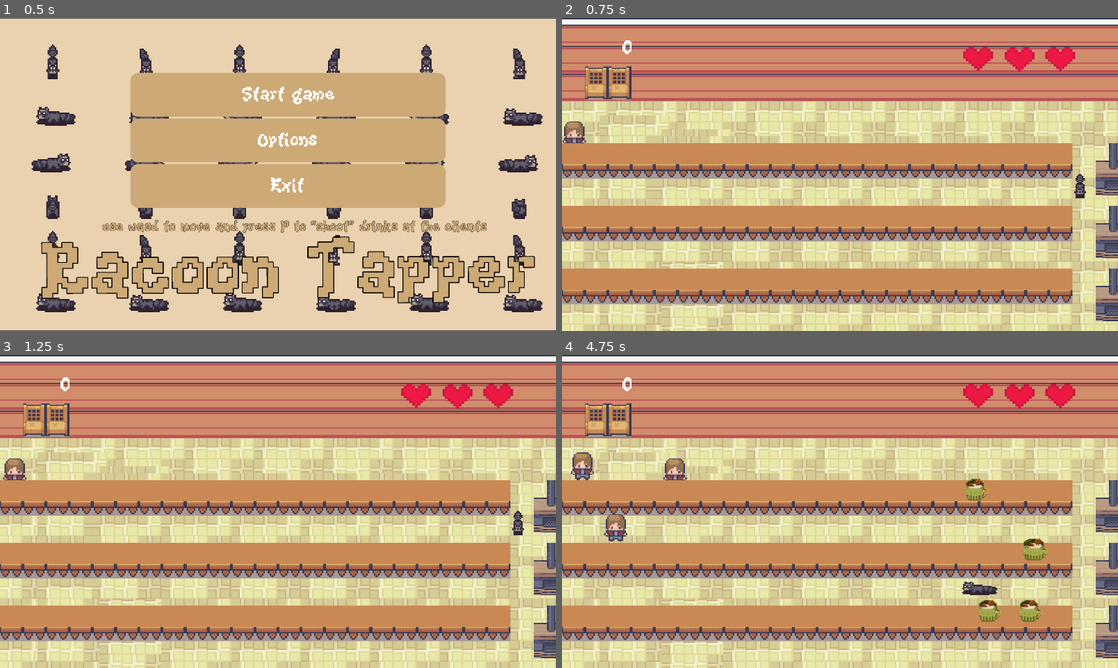
Above: before the commit, frames 1-4 (two rows, left to right).
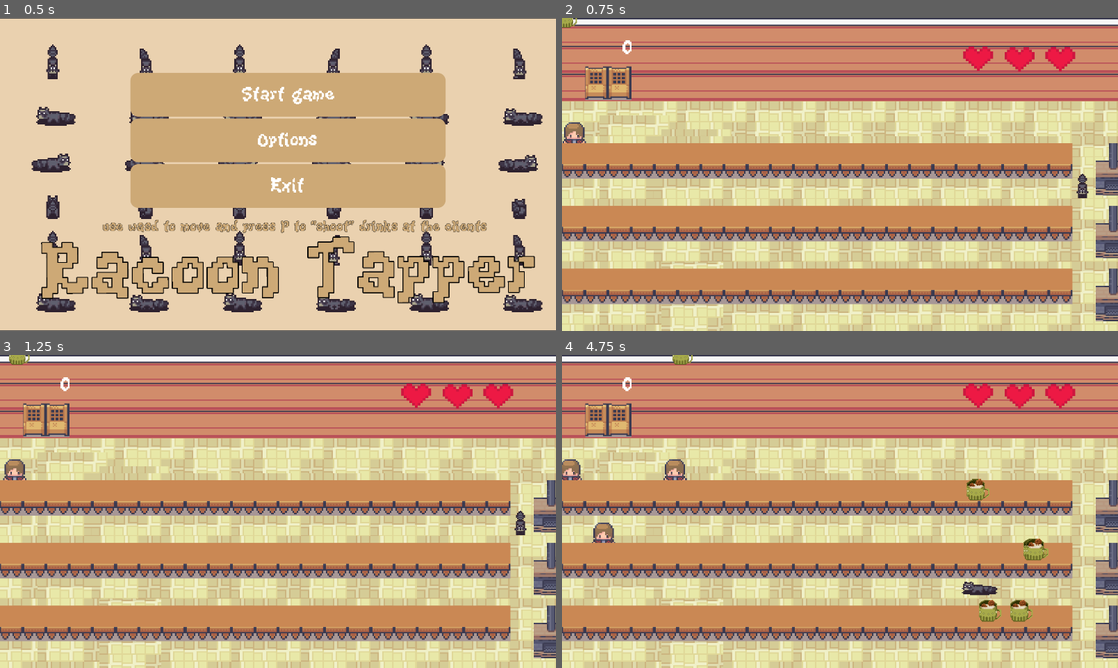
Above: after the commit, the same moments.

Repository: creampuffx/Racoon-Tapper
Game: Godot game, scene res://scenes/starting_screen.tscn
Same seed, same stepped clock (60 frames per second), same inputs: the game is played once before the commit and once after it.
Inputs:
- Up to frame 1 (0.5 s): no input
- Up to frame 2 (0.75 s): click "Start game" at 0.5 s
- Up to frame 3 (1.25 s): no input
- Up to frame 4 (4.75 s): tap Enter at 1.25 s; hold D (right) 1.28-2.03 s; tap P (put) every 0.75 s from 1.35 to 4.35 s; hold Down (down) 2.03-2.78 s; hold D (right) 2.78-3.53 s; hold Up (up) 3.53-4.28 s; hold A (left) from 4.28 s (still down)

Frame 1 is identical in both runs. In frame 2, 0.3% of the frame differs, in the area x 0-95%, y 0-58%; in frame 3, 0.3%; in frame 4, 1.5%, in the area x 0-87%, y 0-86%.

Commit message:
fixed life system added empty cups

Diff:
--- a/common/Global.gd
+++ b/common/Global.gd
@@ -1,6 +1,7 @@
 extends Node
 
 var SCORE: int = 0
+
 
 func add_score(points:int):
 	SCORE += points
--- a/project.godot
+++ b/project.godot
@@ -34,6 +34,11 @@
 [global_group]
 
 elements=""
+drink-not-empty=""
+walls=""
+clients=""
+left_wall=""
+player=""
 
 [input]
 
@@ -77,6 +82,7 @@
 2d_physics/layer_1="world"
 2d_physics/layer_2="hitbox"
 2d_physics/layer_3="clients"
+2d_physics/layer_4="wall"
 
 [rendering]
 
--- a/scenes/beer.gd
+++ b/scenes/beer.gd
@@ -9,6 +9,12 @@
 
 
 
-func _on_area_2d_area_entered(area: Area2D) -> void:
-	Global.add_score(100)
-	queue_free()
+
+func _on_area_2d_area_entered(area):
+	if area.is_in_group("clients"):
+		Global.add_score(100)
+		queue_free()
+	if area.is_in_group("left_wall"):
+		Global.break_life(1)
+		$AudioStreamPlayer.play()
+		queue_free()
--- a/scenes/beer.tscn
+++ b/scenes/beer.tscn
@@ -7,14 +7,15 @@
 size = Vector2(15.166666, 22.333334)
 
 [sub_resource type="RectangleShape2D" id="RectangleShape2D_he3c0"]
-size = Vector2(32, 35)
+size = Vector2(24.333332, 33.333336)
 
-[node name="beer" type="CharacterBody2D"]
+[node name="beer" type="CharacterBody2D" groups=["drink-not-empty"]]
+z_index = 3
 scale = Vector2(3, 3)
 script = ExtResource("1_31xl2")
 initial_speed = 2000
 target_speed = 2000
-lifespan = 12
+lifespan = 20
 
 [node name="Sprite2D" type="Sprite2D" parent="."]
 scale = Vector2(1.0333333, 1.1)
@@ -24,13 +25,12 @@
 position = Vector2(-3.416667, 0.5000005)
 shape = SubResource("RectangleShape2D_31xl2")
 
-[node name="Area2D" type="Area2D" parent="."]
+[node name="Area2D" type="Area2D" parent="." groups=["drink-not-empty"]]
 collision_layer = 2
 collision_mask = 4
 
 [node name="CollisionShape2D" type="CollisionShape2D" parent="Area2D"]
-visible = false
-position = Vector2(0.666667, 0.5)
+position = Vector2(-3.1666667, -0.33333302)
 shape = SubResource("RectangleShape2D_he3c0")
 
 [connection signal="area_entered" from="Area2D" to="." method="_on_area_2d_area_entered"]
--- a/scenes/client.gd
+++ b/scenes/client.gd
@@ -1,6 +1,9 @@
 extends CharacterBody2D
 var health = 1
 @export var speed = 0
+@onready var bullet = preload("res://scenes/empty_beer.tscn")
+@onready var empty_beer_position: Marker2D = $empty_beer_position
+
 
 
 func _physics_process(delta: float) -> void:
@@ -8,5 +11,15 @@
 	move_and_slide()
 
 
-func _on_hurt_box_area_entered(area: Area2D) -> void:
-	queue_free()
+func shoot():
+		var b = bullet.instantiate()
+		get_parent().add_child(b)
+		b.global_position = empty_beer_position.global_position
+
+
+func _on_hurt_box_area_entered(area):
+	if area.is_in_group("drink-not-empty"):
+		shoot()
+		queue_free()
+	if area.is_in_group("walls"):
+		queue_free()
--- a/scenes/client.tscn
+++ b/scenes/client.tscn
@@ -1,7 +1,8 @@
-[gd_scene load_steps=7 format=3 uid="uid://dl8dl8j7gem6y"]
+[gd_scene load_steps=8 format=3 uid="uid://dl8dl8j7gem6y"]
 
 [ext_resource type="Script" uid="uid://d4bxg5gui81on" path="res://scenes/client.gd" id="1_1t5vp"]
 [ext_resource type="Texture2D" uid="uid://dno74dnikbjqg" path="res://assets/Modern tiles_Free/Characters_free/Alex_idle_16x16.png" id="1_5f806"]
+[ext_resource type="AudioStream" uid="uid://d30pnauwfbyvk" path="res://assets/glass-bottle-breaking-351297.mp3" id="3_4tr0r"]
 
 [sub_resource type="AtlasTexture" id="AtlasTexture_kvult"]
 atlas = ExtResource("1_5f806")
@@ -23,11 +24,13 @@
 height = 232.0
 
 [sub_resource type="CapsuleShape2D" id="CapsuleShape2D_1t5vp"]
-radius = 14.0
-height = 68.0
+radius = 43.000004
+height = 98.00001
 
-[node name="client" type="CharacterBody2D"]
+[node name="client" type="CharacterBody2D" groups=["clients"]]
 position = Vector2(97, 40)
+collision_layer = 4
+collision_mask = 2
 script = ExtResource("1_1t5vp")
 speed = 40
 
@@ -37,17 +40,23 @@
 sprite_frames = SubResource("SpriteFrames_1uqwn")
 
 [node name="HurtBox" type="Area2D" parent="."]
-position = Vector2(243, 150)
+position = Vector2(243, 149)
 collision_layer = 4
-collision_mask = 2
+collision_mask = 10
 
 [node name="CollisionShape2D" type="CollisionShape2D" parent="HurtBox"]
 position = Vector2(-243, -119)
 shape = SubResource("CapsuleShape2D_5f806")
 
 [node name="CollisionShape2D" type="CollisionShape2D" parent="."]
-position = Vector2(23, 14)
-rotation = -1.5707964
+position = Vector2(0, -34)
+rotation = -3.1415927
 shape = SubResource("CapsuleShape2D_1t5vp")
 
+[node name="empty_beer_position" type="Marker2D" parent="."]
+position = Vector2(0, 30)
+
+[node name="AudioStreamPlayer" type="AudioStreamPlayer" parent="."]
+stream = ExtResource("3_4tr0r")
+
 [connection signal="area_entered" from="HurtBox" to="." method="_on_hurt_box_area_entered"]
--- /dev/null
+++ b/scenes/empty_beer.gd
@@ -0,0 +1,17 @@
+extends Drink
+
+func _ready():
+	super._ready()
+
+func _physics_process(delta: float) -> void:
+	global_position.x += 100 * delta
+
+
+
+func _on_area_2d_area_entered(area):
+	if area.is_in_group("walls"):
+		queue_free()
+	if area.is_in_group("player"):
+		Global.add_score(50)
+		print ("colected")
+		queue_free()
--- /dev/null
+++ b/scenes/empty_beer.tscn
@@ -0,0 +1,36 @@
+[gd_scene load_steps=5 format=3 uid="uid://bsqqwuij0i8co"]
+
+[ext_resource type="Texture2D" uid="uid://cmdf0fusftubx" path="res://assets/Empty cup 2.png" id="1_2geu6"]
+[ext_resource type="Script" uid="uid://c1jry88qxsqhf" path="res://scenes/empty_beer.gd" id="1_3f2jf"]
+
+[sub_resource type="RectangleShape2D" id="RectangleShape2D_3f2jf"]
+size = Vector2(29, 27)
+
+[sub_resource type="CircleShape2D" id="CircleShape2D_wyb4x"]
+radius = 13.0
+
+[node name="empty beer" type="CharacterBody2D"]
+z_index = 2
+scale = Vector2(1.8877169, 1.8156413)
+collision_layer = 37
+script = ExtResource("1_3f2jf")
+lifespan = 12
+
+[node name="Sprite2D" type="Sprite2D" parent="."]
+scale = Vector2(1.4938165, 1.6582488)
+texture = ExtResource("1_2geu6")
+
+[node name="CollisionShape2D" type="CollisionShape2D" parent="."]
+position = Vector2(0.5, 0.5)
+scale = Vector2(1.4938165, 1.6582488)
+shape = SubResource("RectangleShape2D_3f2jf")
+
+[node name="Area2D" type="Area2D" parent="."]
+scale = Vector2(1.4938165, 1.6582488)
+collision_layer = 50
+collision_mask = 8
+
+[node name="CollisionShape2D" type="CollisionShape2D" parent="Area2D"]
+shape = SubResource("CircleShape2D_wyb4x")
+
+[connection signal="area_entered" from="Area2D" to="." method="_on_area_2d_area_entered"]
--- a/scenes/game over.tscn
+++ b/scenes/game over.tscn
@@ -1,7 +1,8 @@
-[gd_scene load_steps=17 format=3 uid="uid://dd5raw8mle1yo"]
+[gd_scene load_steps=18 format=3 uid="uid://dd5raw8mle1yo"]
 
 [ext_resource type="Script" uid="uid://queic38y74ch" path="res://scenes/game_over.gd" id="1_hnr1f"]
 [ext_resource type="FontFile" uid="uid://b1jcjir01uihm" path="res://assets/KiwiSoda.ttf" id="1_y1imj"]
+[ext_resource type="Script" uid="uid://c1yggrec6secx" path="res://scenes/score2.gd" id="3_vpbcb"]
 
 [sub_resource type="Theme" id="Theme_hnr1f"]
 
@@ -99,17 +100,28 @@
 script = ExtResource("1_hnr1f")
 
 [node name="ColorRect" type="ColorRect" parent="."]
-layout_mode = 0
-offset_right = 1147.0
-offset_bottom = 642.0
+layout_mode = 1
+anchors_preset = 15
+anchor_right = 1.0
+anchor_bottom = 1.0
+grow_horizontal = 2
+grow_vertical = 2
 color = Color(0.91552997, 0.819612, 0.6877281, 1)
 
 [node name="Button" type="Button" parent="."]
-layout_mode = 0
-offset_left = 469.0
-offset_top = 425.0
-offset_right = 666.0
-offset_bottom = 467.0
+layout_mode = 1
+anchors_preset = 8
+anchor_left = 0.5
+anchor_top = 0.5
+anchor_right = 0.5
+anchor_bottom = 0.5
+offset_left = -336.0
+offset_top = 16.000061
+offset_right = -139.0
+offset_bottom = 58.00006
+grow_horizontal = 2
+grow_vertical = 2
+scale = Vector2(3.3863173, 4.3850365)
 size_flags_vertical = 3
 theme = SubResource("Theme_hnr1f")
 theme_override_colors/font_color = Color(1, 1, 1, 1)
@@ -132,22 +144,48 @@
 
 [node name="game over" type="Label" parent="."]
 layout_mode = 1
-anchors_preset = 10
-anchor_right = 1.0
-offset_left = -484.0
-offset_top = 140.99998
-offset_right = -271.30542
-offset_bottom = 397.1449
+anchors_preset = 8
+anchor_left = 0.5
+anchor_top = 0.5
+anchor_right = 0.5
+anchor_bottom = 0.5
+offset_left = -875.9999
+offset_top = -412.0
+offset_right = -50.999878
+offset_bottom = -155.8551
 grow_horizontal = 2
+grow_vertical = 2
 rotation = -0.0022131763
+scale = Vector2(2.182635, 1.7137214)
 theme = SubResource("Theme_lrid3")
 theme_override_colors/font_color = Color(0.8039216, 0.6627451, 0.4627451, 1)
 theme_override_colors/font_shadow_color = Color(0, 0, 0, 0)
 theme_override_colors/font_outline_color = Color(0, 0, 0, 1)
-theme_override_constants/outline_size = 8
 theme_override_font_sizes/font_size = 165
 text = "GAME OVER"
 horizontal_alignment = 1
 vertical_alignment = 1
 
+[node name="score" type="Label" parent="."]
+layout_mode = 1
+anchors_preset = -1
+anchor_left = 0.35984364
+anchor_top = 0.69452655
+anchor_right = 0.35984364
+anchor_bottom = 0.69452655
+offset_left = 50.1002
+offset_top = 39.91131
+offset_right = 494.99
+offset_bottom = 242.91132
+theme_override_colors/font_color = Color(0.6567116, 0.52288854, 0.32987076, 1)
+theme_override_colors/font_outline_color = Color(0, 0, 0, 1)
+theme_override_fonts/font = ExtResource("1_y1imj")
+theme_override_font_sizes/font_size = 100
+text = "
+"
+horizontal_alignment = 1
+vertical_alignment = 1
+script = ExtResource("3_vpbcb")
+metadata/_edit_use_anchors_ = true
+
 [connection signal="pressed" from="Button" to="." method="_on_button_pressed"]
--- a/scenes/level 1.tscn
+++ b/scenes/level 1.tscn
@@ -1,16 +1,19 @@
-[gd_scene load_steps=25 format=4 uid="uid://bbvi7bqkurtbo"]
-
-[ext_resource type="PackedScene" uid="uid://bj3i5gjn2lj3t" path="res://scenes/player.tscn" id="1_dnskr"]
+[gd_scene load_steps=43 format=4 uid="uid://bbvi7bqkurtbo"]
+
 [ext_resource type="Script" uid="uid://b8ag6qlhb3sfq" path="res://scenes/level_1.gd" id="1_kvult"]
 [ext_resource type="Texture2D" uid="uid://bv0c2ao5p52oj" path="res://assets/Modern tiles_Free/Interiors_free/48x48/Room_Builder_free_48x48.png" id="2_kf3d8"]
+[ext_resource type="Script" uid="uid://o5k8lbgidtbr" path="res://scenes/node_2d.gd" id="3_bsmkr"]
 [ext_resource type="Texture2D" uid="uid://crqkobtamh2sh" path="res://assets/Modern tiles_Free/Interiors_free/48x48/Interiors_free_48x48.png" id="3_poelv"]
-[ext_resource type="PackedScene" uid="uid://dhfw32r5ech16" path="res://scenes/spawn.tscn" id="5_2sj2h"]
+[ext_resource type="Script" uid="uid://bjvtrlsuqrhr1" path="res://scenes/player.gd" id="6_hc45n"]
 [ext_resource type="Script" uid="uid://cirft3lyh27sy" path="res://scenes/score.gd" id="6_kvult"]
 [ext_resource type="PackedScene" uid="uid://dl8dl8j7gem6y" path="res://scenes/client.tscn" id="6_ow2ny"]
 [ext_resource type="FontFile" uid="uid://b1jcjir01uihm" path="res://assets/KiwiSoda.ttf" id="7_1uqwn"]
+[ext_resource type="Texture2D" uid="uid://osou201nad5q" path="res://assets/sRaccoon_free.png" id="7_gthes"]
 [ext_resource type="AudioStream" uid="uid://dpkek6eti1byy" path="res://assets/track 3.wav" id="9_2sj2h"]
 [ext_resource type="Script" uid="uid://unx8rbywpsfv" path="res://scenes/lives.gd" id="10_bsmkr"]
 [ext_resource type="Texture2D" uid="uid://pamyytouhyyn" path="res://images2/red-pixel-heart-2.png" id="11_3pdoh"]
+[ext_resource type="PackedScene" uid="uid://bsqqwuij0i8co" path="res://scenes/empty_beer.tscn" id="12_3pdoh"]
+[ext_resource type="AudioStream" uid="uid://d30pnauwfbyvk" path="res://assets/glass-bottle-breaking-351297.mp3" id="13_hc45n"]
 
 [sub_resource type="TileSetAtlasSource" id="TileSetAtlasSource_o16nf"]
 texture = ExtResource("2_kf3d8")
@@ -3205,13 +3208,136 @@
 tile_size = Vector2i(48, 48)
 sources/1 = SubResource("TileSetAtlasSource_kvult")
 
-[sub_resource type="PhysicsMaterial" id="PhysicsMaterial_kf3d8"]
-
-[sub_resource type="RectangleShape2D" id="RectangleShape2D_poelv"]
-size = Vector2(1052.3981, 66.858185)
-
 [sub_resource type="RectangleShape2D" id="RectangleShape2D_kf3d8"]
 size = Vector2(1170, 199)
+
+[sub_resource type="AtlasTexture" id="AtlasTexture_ow2ny"]
+atlas = ExtResource("7_gthes")
+region = Rect2(0, 0, 64, 32)
+
+[sub_resource type="AtlasTexture" id="AtlasTexture_g2els"]
+atlas = ExtResource("7_gthes")
+region = Rect2(64, 0, 64, 32)
+
+[sub_resource type="AtlasTexture" id="AtlasTexture_gvhk2"]
+atlas = ExtResource("7_gthes")
+region = Rect2(0, 0, 64, 32)
+
+[sub_resource type="AtlasTexture" id="AtlasTexture_kf3d8"]
+atlas = ExtResource("7_gthes")
+region = Rect2(64, 0, 64, 32)
+
+[sub_resource type="AtlasTexture" id="AtlasTexture_poelv"]
+atlas = ExtResource("7_gthes")
+region = Rect2(128, 0, 64, 32)
+
+[sub_resource type="AtlasTexture" id="AtlasTexture_o16nf"]
+atlas = ExtResource("7_gthes")
+region = Rect2(192, 0, 64, 32)
+
+[sub_resource type="AtlasTexture" id="AtlasTexture_1uqwn"]
+atlas = ExtResource("7_gthes")
+region = Rect2(0, 64, 64, 32)
+
+[sub_resource type="AtlasTexture" id="AtlasTexture_2sj2h"]
+atlas = ExtResource("7_gthes")
+region = Rect2(64, 64, 64, 32)
+
+[sub_resource type="AtlasTexture" id="AtlasTexture_dqu65"]
+atlas = ExtResource("7_gthes")
+region = Rect2(128, 64, 64, 32)
+
+[sub_resource type="AtlasTexture" id="AtlasTexture_bsmkr"]
+atlas = ExtResource("7_gthes")
+region = Rect2(192, 64, 64, 32)
+
+[sub_resource type="AtlasTexture" id="AtlasTexture_3pdoh"]
+atlas = ExtResource("7_gthes")
+region = Rect2(0, 96, 64, 32)
+
+[sub_resource type="AtlasTexture" id="AtlasTexture_hc45n"]
+atlas = ExtResource("7_gthes")
+region = Rect2(64, 96, 64, 32)
+
+[sub_resource type="AtlasTexture" id="AtlasTexture_gthes"]
+atlas = ExtResource("7_gthes")
+region = Rect2(128, 96, 64, 32)
+
+[sub_resource type="AtlasTexture" id="AtlasTexture_p75kv"]
+atlas = ExtResource("7_gthes")
+region = Rect2(192, 96, 64, 32)
+
+[sub_resource type="SpriteFrames" id="SpriteFrames_ow2ny"]
+animations = [{
+"frames": [{
+"duration": 1.0,
+"texture": SubResource("AtlasTexture_ow2ny")
+}, {
+"duration": 1.0,
+"texture": SubResource("AtlasTexture_g2els")
+}],
+"loop": true,
+"name": &"idle",
+"speed": 3.0
+}, {
+"frames": [{
+"duration": 1.0,
+"texture": SubResource("AtlasTexture_gvhk2")
+}, {
+"duration": 1.0,
+"texture": SubResource("AtlasTexture_kf3d8")
+}, {
+"duration": 1.0,
+"texture": SubResource("AtlasTexture_poelv")
+}, {
+"duration": 1.0,
+"texture": SubResource("AtlasTexture_o16nf")
+}],
+"loop": true,
+"name": &"walk_down",
+"speed": 5.0
+}, {
+"frames": [{
+"duration": 1.0,
+"texture": SubResource("AtlasTexture_1uqwn")
+}, {
+"duration": 1.0,
+"texture": SubResource("AtlasTexture_2sj2h")
+}, {
+"duration": 1.0,
+"texture": SubResource("AtlasTexture_dqu65")
+}, {
+"duration": 1.0,
+"texture": SubResource("AtlasTexture_bsmkr")
+}],
+"loop": true,
+"name": &"walk_right",
+"speed": 5.0
+}, {
+"frames": [{
+"duration": 1.0,
+"texture": SubResource("AtlasTexture_3pdoh")
+}, {
+"duration": 1.0,
+"texture": SubResource("AtlasTexture_hc45n")
+}, {
+"duration": 1.0,
+"texture": SubResource("AtlasTexture_gthes")
+}, {
+"duration": 1.0,
+"texture": SubResource("AtlasTexture_p75kv")
+}],
+"loop": true,
+"name": &"walk_up",
+"speed": 5.0
+}]
+
+[sub_resource type="CapsuleShape2D" id="CapsuleShape2D_g2els"]
+radius = 11.996474
+height = 25.992935
+
+[sub_resource type="RectangleShape2D" id="RectangleShape2D_g2els"]
+size = Vector2(75, 148.5)
 
 [sub_resource type="SegmentShape2D" id="SegmentShape2D_kvult"]
 a = Vector2(-10.020042, 1490.0221)
@@ -3226,7 +3352,7 @@
 b = Vector2(2302.6052, 4.43459)
 
 [sub_resource type="RectangleShape2D" id="RectangleShape2D_dqu65"]
-size = Vector2(98.19757, 844.7893)
+size = Vector2(98.19757, 928.7375)
 
 [sub_resource type="SegmentShape2D" id="SegmentShape2D_dqu65"]
 a = Vector2(1943.8877, -150.77605)
@@ -3247,17 +3373,38 @@
 tile_set = SubResource("TileSet_ow2ny")
 rendering_quadrant_size = 64
 
+[node name="Spawn" type="Node2D" parent="."]
+position = Vector2(-65.88133, 39.927887)
+scale = Vector2(0.7619048, 1.0794872)
+script = ExtResource("3_bsmkr")
+
+[node name="Timer" type="Timer" parent="Spawn"]
+wait_time = 1.479
+autostart = true
+
+[node name="door1" type="Marker2D" parent="Spawn"]
+position = Vector2(-0.9559021, 554.5291)
+scale = Vector2(3.677613, 2.9301977)
+
+[node name="door2" type="Marker2D" parent="Spawn"]
+position = Vector2(-1.5721703, 845.7883)
+scale = Vector2(2.3329587, 2.8862405)
+
+[node name="door3" type="Marker2D" parent="Spawn"]
+position = Vector2(-1.5721664, 1129.3617)
+scale = Vector2(1, 2.775416)
+
 [node name="client" parent="." instance=ExtResource("6_ow2ny")]
 position = Vector2(50.100204, 554.32367)
+collision_layer = 8
 slide_on_ceiling = false
 
 [node name="Layer1" type="TileMapLayer" parent="."]
+z_index = 1
 use_parent_material = true
 scale = Vector2(2, 2)
 tile_map_data = PackedByteArray("AAATAAYAAQACAAsAAAASAAYAAQACAAsAAAARAAYAAQACAAsAAAAQAAYAAQACAAsAAAAPAAYAAQACAAsAAAAOAA …(2240 unchanged characters)…
 tile_set = SubResource("TileSet_1uqwn")
-
-[node name="Spawn" parent="." instance=ExtResource("5_2sj2h")]
 
 [node name="ColorRect" type="ColorRect" parent="."]
 visible = false
@@ -3267,47 +3414,47 @@
 offset_bottom = 679.0
 color = Color(0.6596476, 0.65833884, 0.6547706, 1)
 
-[node name="StaticBody2D" type="StaticBody2D" parent="."]
-scale = Vector2(2, 2)
-physics_material_override = SubResource("PhysicsMaterial_kf3d8")
-
-[node name="CollisionShape2D" type="CollisionShape2D" parent="StaticBody2D"]
-position = Vector2(529.69904, 321.9291)
-shape = SubResource("RectangleShape2D_poelv")
-
-[node name="StaticBody2D3" type="StaticBody2D" parent="."]
-scale = Vector2(2, 2)
-physics_material_override = SubResource("PhysicsMaterial_kf3d8")
-
-[node name="CollisionShape2D" type="CollisionShape2D" parent="StaticBody2D3"]
-position = Vector2(529.44635, 610.89667)
-shape = SubResource("RectangleShape2D_poelv")
-
-[node name="StaticBody2D2" type="StaticBody2D" parent="."]
-scale = Vector2(2, 2)
-physics_material_override = SubResource("PhysicsMaterial_kf3d8")
-
-[node name="CollisionShape2D" type="CollisionShape2D" parent="StaticBody2D2"]
-position = Vector2(529.44635, 467.15625)
-shape = SubResource("RectangleShape2D_poelv")
-
 [node name="StaticBody2D4" type="StaticBody2D" parent="."]
 scale = Vector2(2, 2)
 
 [node name="CollisionShape2D" type="CollisionShape2D" parent="StaticBody2D4"]
-visible = false
 position = Vector2(564, 91)
 shape = SubResource("RectangleShape2D_kf3d8")
 
-[node name="player" parent="." groups=["elemengts"] instance=ExtResource("1_dnskr")]
+[node name="player" type="CharacterBody2D" parent="." groups=["elemengts"]]
 unique_name_in_owner = true
-position = Vector2(2145.3357, 754.637)
+z_index = 2
+position = Vector2(2150.127, 754.637)
 scale = Vector2(1.9088299, 1.7784854)
+script = ExtResource("6_hc45n")
+
+[node name="AnimatedSprite2D" type="AnimatedSprite2D" parent="player"]
+position = Vector2(0, -1)
+scale = Vector2(2.8359377, 2.6640627)
+sprite_frames = SubResource("SpriteFrames_ow2ny")
+animation = &"walk_right"
+autoplay = "walk_down"
+flip_h = true
+
+[node name="CollisionShape2D" type="CollisionShape2D" parent="player"]
+position = Vector2(-1, 27)
+rotation = 3.1450477
+shape = SubResource("CapsuleShape2D_g2els")
+
+[node name="Marker2D" type="Marker2D" parent="player"]
+position = Vector2(-32, -76)
+
+[node name="collect" type="Area2D" parent="player"]
+
+[node name="CollisionShape2D" type="CollisionShape2D" parent="player/collect"]
+position = Vector2(5.5, -31.75)
+shape = SubResource("RectangleShape2D_g2els")
 
 [node name="StaticBody2D5" type="StaticBody2D" parent="."]
 
-[node name="left wall" type="CollisionShape2D" parent="StaticBody2D5"]
+[node name="left wall" type="CollisionShape2D" parent="StaticBody2D5" groups=["left_wall"]]
 visible = false
+position = Vector2(17.967636, 0)
 shape = SubResource("SegmentShape2D_kvult")
 
 [node name="CollisionShape2D" type="CollisionShape2D" parent="StaticBody2D5"]
@@ -3319,8 +3466,7 @@
 shape = SubResource("SegmentShape2D_2sj2h")
 
 [node name="CollisionShape2D3" type="CollisionShape2D" parent="StaticBody2D5"]
-visible = false
-position = Vector2(2255.5122, 885.8094)
+position = Vector2(2255.5122, 927.78345)
 shape = SubResource("RectangleShape2D_dqu65")
 
 [node name="score" type="Label" parent="."]
@@ -3339,8 +3485,9 @@
 script = ExtResource("6_kvult")
 metadata/_edit_use_anchors_ = true
 
-[node name="wall" type="Area2D" parent="."]
-collision_layer = 2
+[node name="wall" type="Area2D" parent="." groups=["walls"]]
+collision_layer = 8
+collision_mask = 20
 
 [node name="CollisionShape2D" type="CollisionShape2D" parent="wall"]
 position = Vector2(177.28067, 131.76202)
@@ -3403,4 +3550,12 @@
 scale = Vector2(0.22026633, 0.21835566)
 texture = ExtResource("11_3pdoh")
 
+[node name="glass_break" type="AudioStreamPlayer" parent="."]
+stream = ExtResource("13_hc45n")
+
+[node name="empty beer" parent="." instance=ExtResource("12_3pdoh")]
+
+[connection signal="timeout" from="Spawn/Timer" to="Spawn" method="_on_timer_timeout"]
+[connection signal="area_entered" from="player/collect" to="." method="_on_collect_area_entered"]
+[connection signal="area_entered" from="wall" to="." method="_on_wall_area_entered"]
 [connection signal="area_entered" from="wall" to="client" method="_on_wall_area_entered"]
--- a/scenes/level_1.gd
+++ b/scenes/level_1.gd
@@ -1,4 +1,9 @@
 extends Node2D
+@onready var empty_beer: CharacterBody2D = $"empty beer"
+
+
+func _ready() -> void:
+	Global.SCORE = 0
 
 
 
@@ -21,3 +26,9 @@
 
 func _physics_process(delta):
 	get_input()
+
+
+
+func _on_wall_area_entered(area: Area2D) -> void:
+	$glass_break.play()
+	Global.break_life(1)
--- a/scenes/lives.gd
+++ b/scenes/lives.gd
@@ -6,7 +6,9 @@
 func _physics_process(delta):
 	if Global.lives == 2:
 		$live3.hide()
-	elif Global.lives == 1:
+	if Global.lives == 1:
 		$live2.hide()
-	elif Global.lives == 0:
-		$live3.hide()
+	if Global.lives == 0:
+		$live1.hide()
+		await get_tree().create_timer(1.0).timeout
+		get_tree().change_scene_to_file("res://scenes/game over.tscn")
--- a/scenes/player.tscn
+++ b/scenes/player.tscn
@@ -1,6 +1,7 @@
-[gd_scene load_steps=19 format=3 uid="uid://bj3i5gjn2lj3t"]
+[gd_scene load_steps=21 format=3 uid="uid://bj3i5gjn2lj3t"]
 
 [ext_resource type="Script" uid="uid://bjvtrlsuqrhr1" path="res://scenes/player.gd" id="1_g2els"]
+[ext_resource type="PackedScene" uid="uid://bsqqwuij0i8co" path="res://scenes/empty_beer.tscn" id="2_dqkch"]
 [ext_resource type="Texture2D" uid="uid://osou201nad5q" path="res://assets/sRaccoon_free.png" id="2_qhqgy"]
 
 [sub_resource type="AtlasTexture" id="AtlasTexture_ow2ny"]
@@ -125,11 +126,17 @@
 }]
 
 [sub_resource type="CapsuleShape2D" id="CapsuleShape2D_g2els"]
-radius = 14.0
-height = 28.0
+radius = 11.996474
+height = 25.992935
+
+[sub_resource type="RectangleShape2D" id="RectangleShape2D_g2els"]
+size = Vector2(91, 148.5)
 
 [node name="player" type="CharacterBody2D"]
 script = ExtResource("1_g2els")
+
+[node name="empty beer" parent="." instance=ExtResource("2_dqkch")]
+visible = false
 
 [node name="AnimatedSprite2D" type="AnimatedSprite2D" parent="."]
 position = Vector2(0, -1)
@@ -137,10 +144,21 @@
 sprite_frames = SubResource("SpriteFrames_ow2ny")
 animation = &"walk_right"
 autoplay = "walk_down"
+flip_h = true
 
 [node name="CollisionShape2D" type="CollisionShape2D" parent="."]
 position = Vector2(-1, 27)
+rotation = 3.1450477
 shape = SubResource("CapsuleShape2D_g2els")
 
 [node name="Marker2D" type="Marker2D" parent="."]
 position = Vector2(-32, -76)
+
+[node name="collect" type="Area2D" parent="." groups=["player"]]
+collision_mask = 32
+
+[node name="CollisionShape2D" type="CollisionShape2D" parent="collect"]
+position = Vector2(-2.5, -31.75)
+shape = SubResource("RectangleShape2D_g2els")
+
+[connection signal="area_entered" from="collect" to="empty beer" method="_on_collect_area_entered"]
--- /dev/null
+++ b/scenes/score2.gd
@@ -0,0 +1,4 @@
+extends Label
+
+func _process(delta):
+	self.text = "SCORE: " + str(Global.SCORE)
--- a/scenes/spawn.tscn
+++ b/scenes/spawn.tscn
@@ -6,7 +6,7 @@
 script = ExtResource("1_auhge")
 
 [node name="Timer" type="Timer" parent="."]
-wait_time = 1.4789999999999999
+wait_time = 1.479
 autostart = true
 
 [node name="door1" type="Marker2D" parent="."]
Binary file added: assets/Empty cup 2.png
Not shown, added: assets/Empty cup 2.png.import
Not shown, added: assets/glass-bottle-breaking-351297.mp3.import
Not shown, added: scenes/empty_beer.gd.uid
Not shown, added: scenes/score2.gd.uid
Not shown, added: assets/glass-bottle-breaking-351297.mp3
